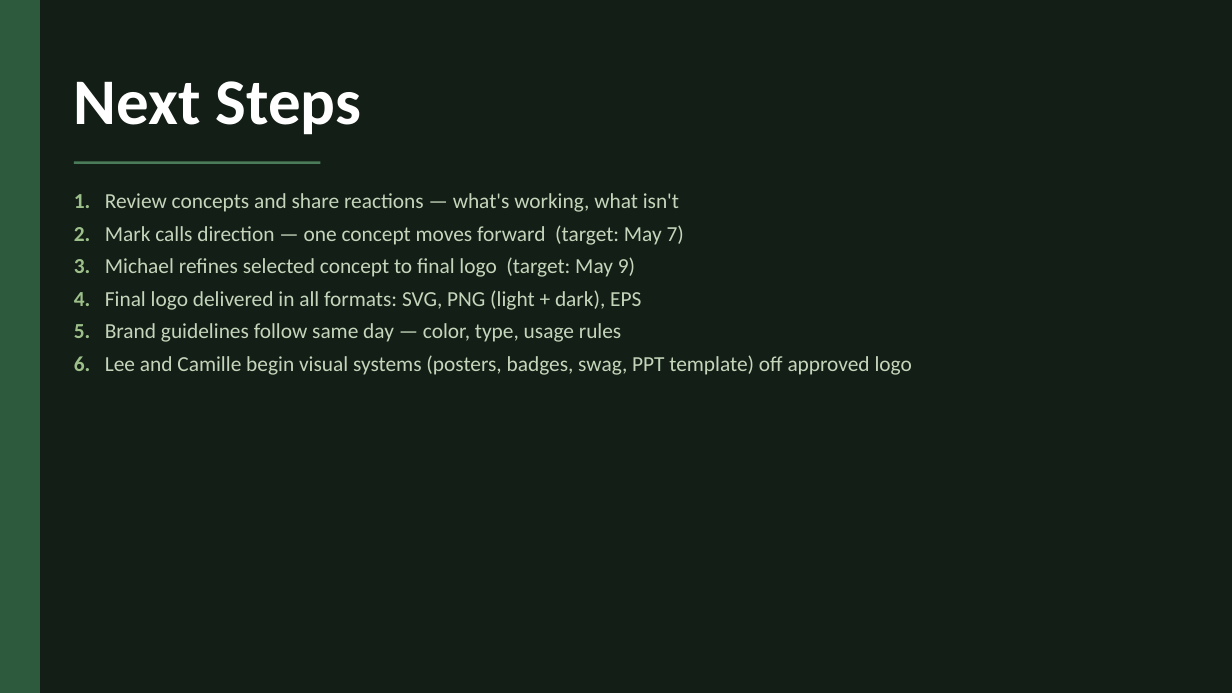
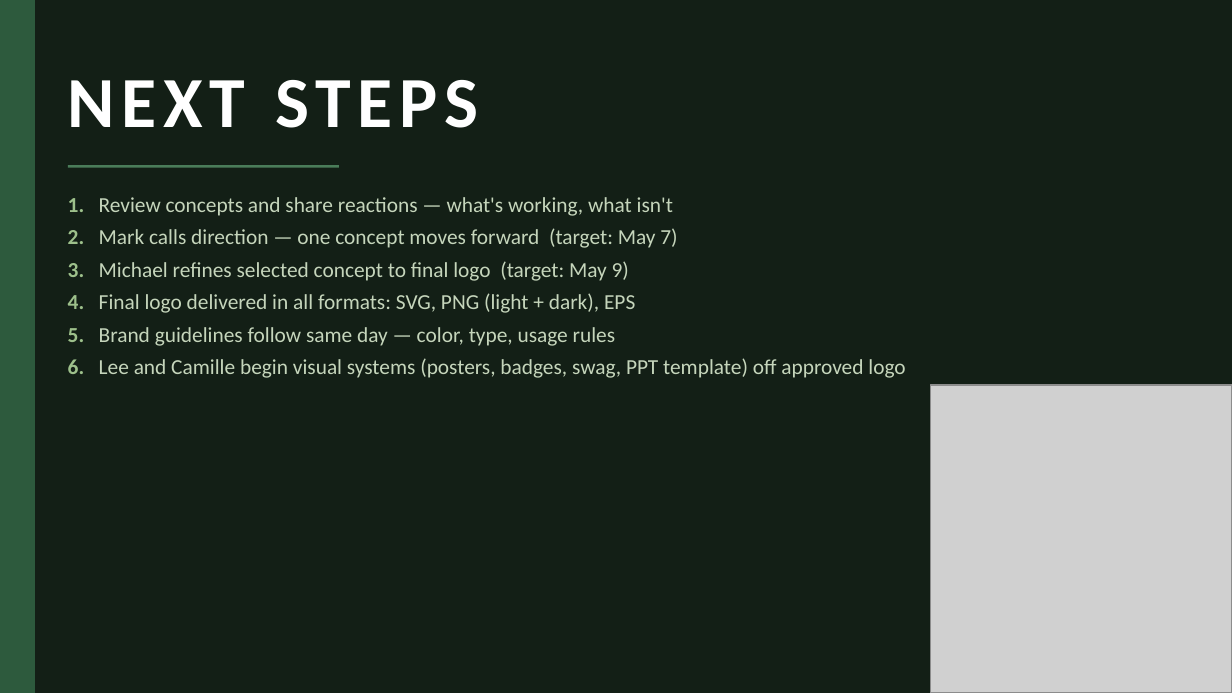
Before and after one commit to micpowl-dot/project-air-creative, a slide deck: slide 4 of assets/templates/logo-presentation.pptx. Drawn at 1232x693 pixels with LibreOffice and Linux fonts; fonts in the diff are those of the drawing; grey boxes stand for pictures. Boxes give left, top, right and bottom in pixels: in the first picture for what was removed or moved away, otherwise in the second. Text is boxed around its words. In the diff, an @@ line names an element or a change of style, - is before the commit and + after.

Commit message:
[design] Rebuild logo presentation with Spotify Wrapped arc aesthetic
Replaced flat layout with concentric arc motif from Spotify Wrapped 2025
Figma templates (nodes 3:406, 2:378, 2:379). Arc stripes generated as
transparent PNGs via sharp and embedded at slide corners. Dark/cream
sandwich structure, Project AIR green palette throughout.

```diff
--- a/assets/templates/logo-presentation.pptx
+++ b/assets/templates/logo-presentation.pptx
@@ rectangle: place and size @@
-rectangle at bbox=[0, 0, 39, 692]
+rectangle at bbox=[0, 0, 34, 692]
@@ text at bbox=[68, 80, 478, 128]: text changed; size 38 to 42 pt @@
-Next Steps
+NEXT STEPS
@@ line moved from (74, 163) - (320, 163) to (68, 166) - (339, 166) @@
@@ text "1. Review concepts and share ...": place and size @@
-text "1. Review concepts and share ..." at bbox=[74, 193, 912, 375]
+text "1. Review concepts and share ..." at bbox=[68, 197, 905, 378]
@@ picture added at bbox=[930, 384, 1232, 692] @@
```
Also in this commit, not shown: 3 other slides changed, 1 other file.
